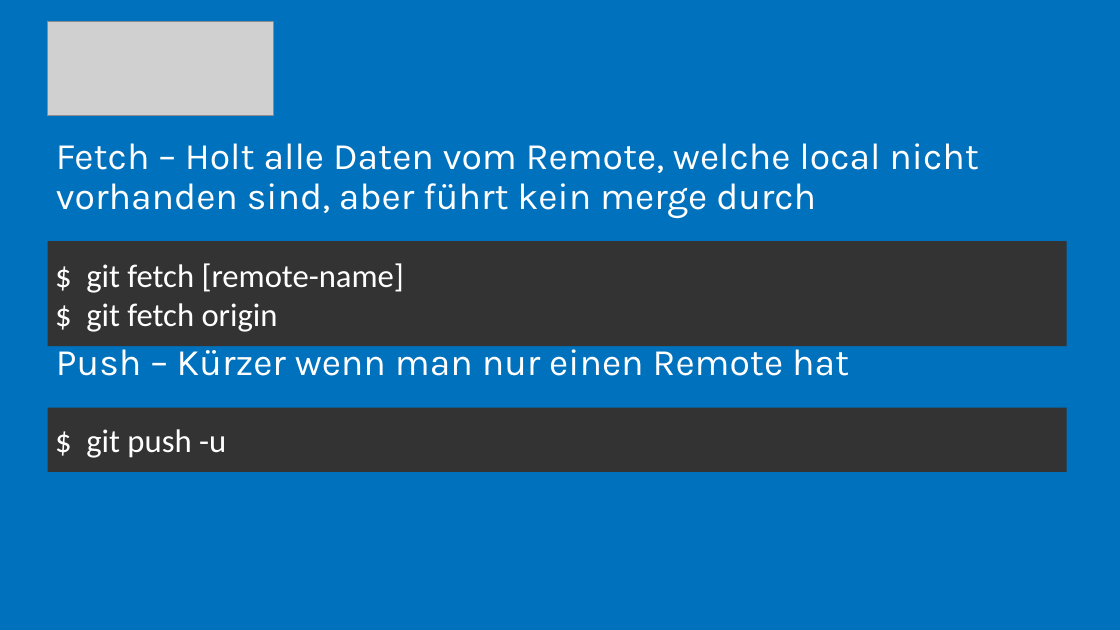
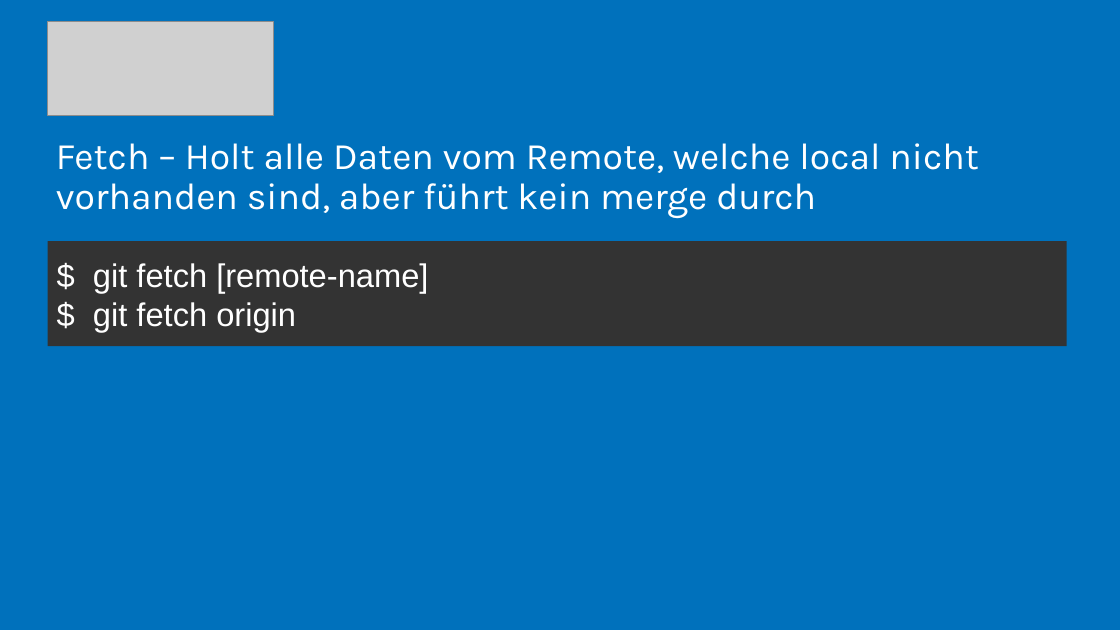
Before and after one commit to MarcelMalik/GitHub-Einfuehrung, a slide deck: slide 11 of GitHub Einführung.pptx. Drawn at 1120x630 pixels with LibreOffice and Linux fonts; fonts in the diff are those of the drawing; grey boxes stand for pictures. Boxes give left, top, right and bottom in pixels: in the first picture for what was removed or moved away, otherwise in the second. Text is boxed around its words. In the diff, an @@ line names an element or a change of style, - is before the commit and + after.

```diff
--- a/GitHub Einführung.pptx
+++ b/GitHub Einführung.pptx
@@ rectangle "$ git fetch [remote-name]" at (x1=48, y1=241, x2=1067, y2=346): font Calibri to Arial @@
@@ text removed at (x1=56, y1=341, x2=849, y2=376) @@
-Push – Kürzer wenn man nur einen Remote hat
@@ rectangle removed at (x1=48, y1=408, x2=1067, y2=472) @@
-$ git push -u
```
Also in this commit, not shown: 8 other slides changed, 1 slide added, 2 other files.
